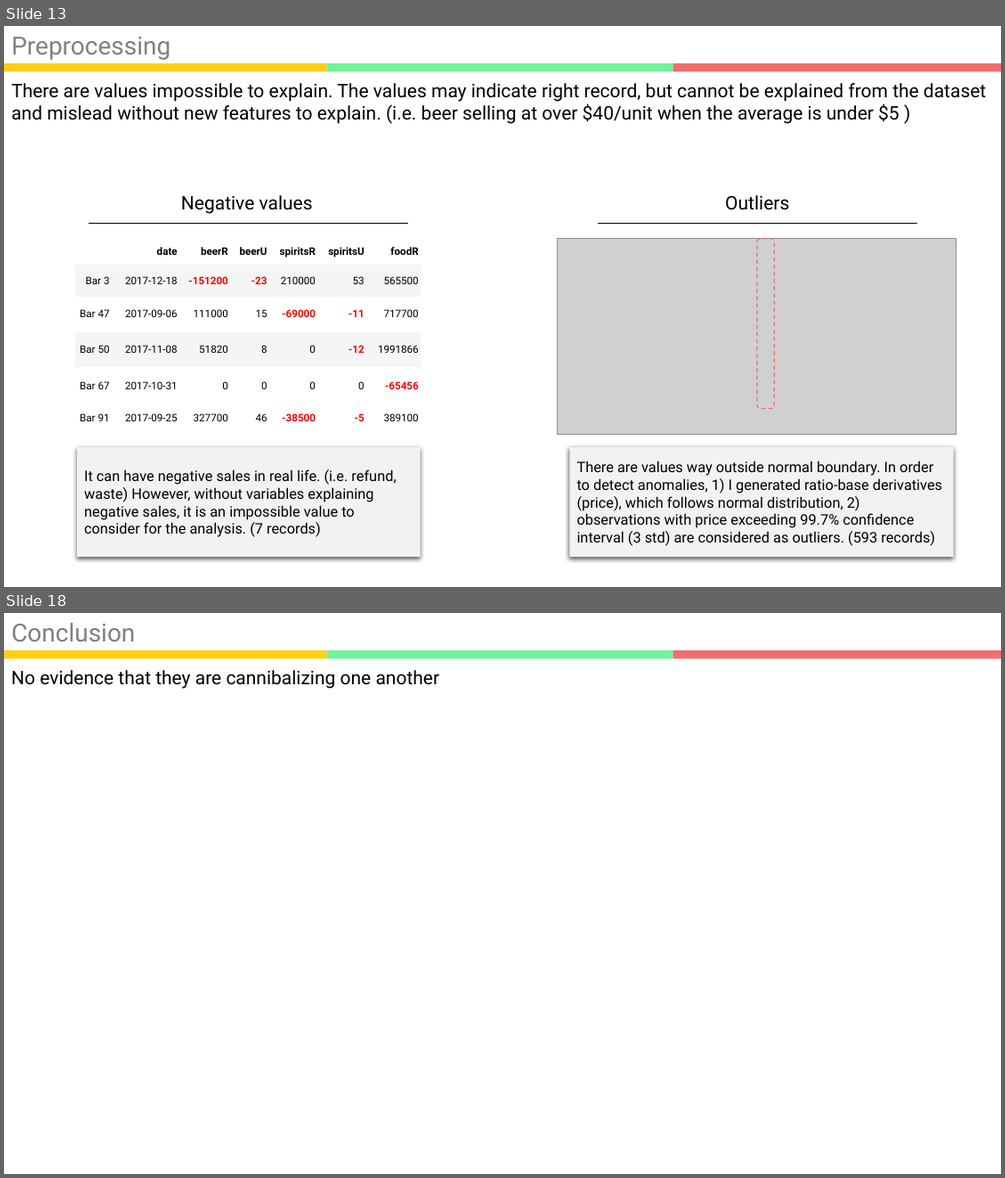
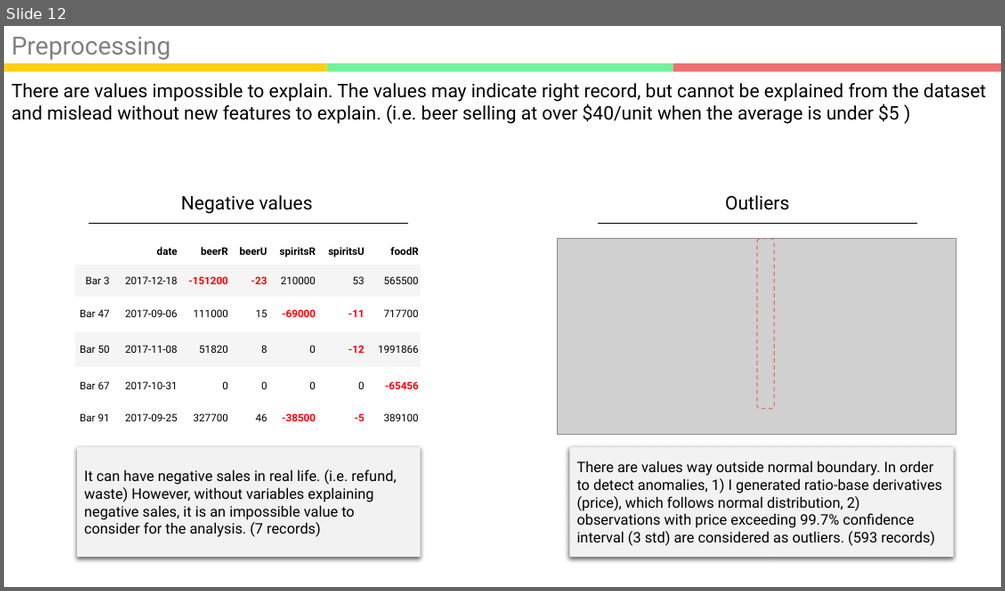
Before and after one commit to kookoowaa/Projects, a slide deck: WB project/Analysis Report.pptx. Shown one above the other, each under a label of ours: slides 13 and 18 before the commit, slide 12 after it; the slides between them are not shown. The pictures are 1005x1178 and 1005x591 pixels, drawn with LibreOffice and Linux fonts; fonts in the diff are those of the drawing; grey boxes stand for pictures. Boxes give left, top, right and bottom in pixels: in the first picture for what was removed or moved away, otherwise in the second. Text is boxed around its words. In the diff, an @@ line names an element or a change of style, - is before the commit and + after.

```diff
--- a/WB project/Analysis Report.pptx
+++ b/WB project/Analysis Report.pptx
@@ slide 18 removed at [4, 613, 1001, 1174], background #FFFFFF; not listed: 3 template elements that a slide beside it also shows @@
@@ text removed at [11, 623, 135, 641] @@
-Conclusion
@@ text removed at [11, 670, 440, 689] @@
-No evidence that they are cannibalizing one another
@@ what was slide 13 is now slide 12 @@
```
Also in this commit, not shown: 9 slides changed, 6 slides added, 5 other slides removed, 6 other files.
